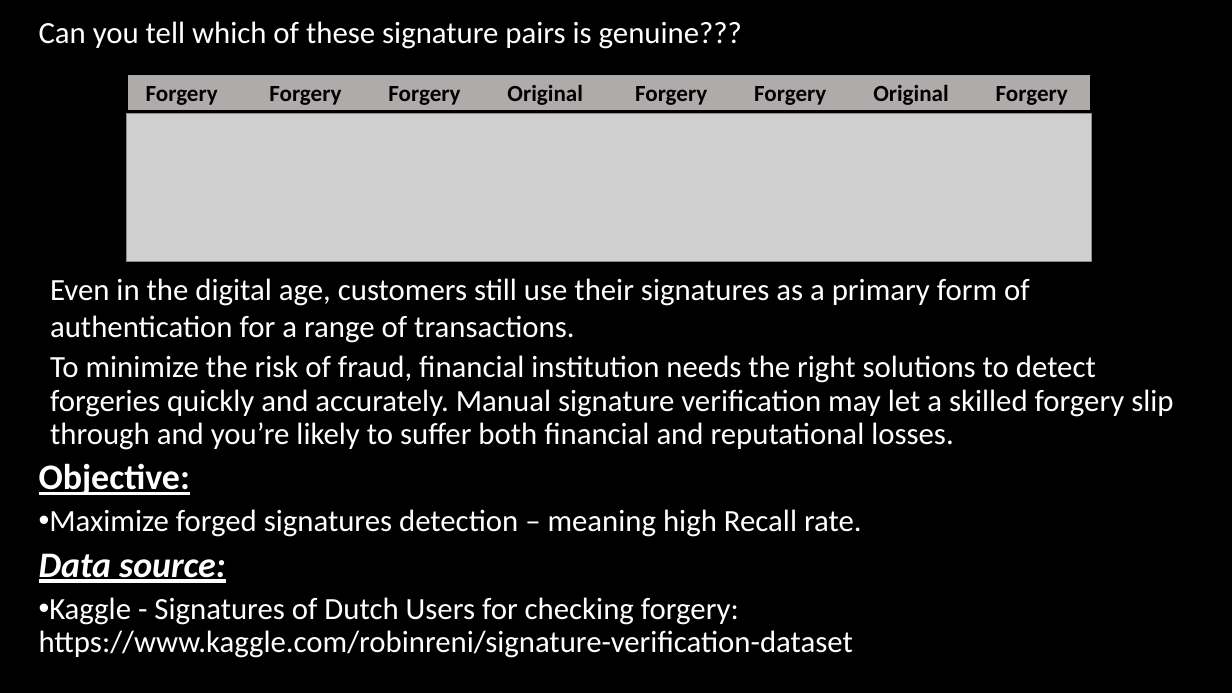
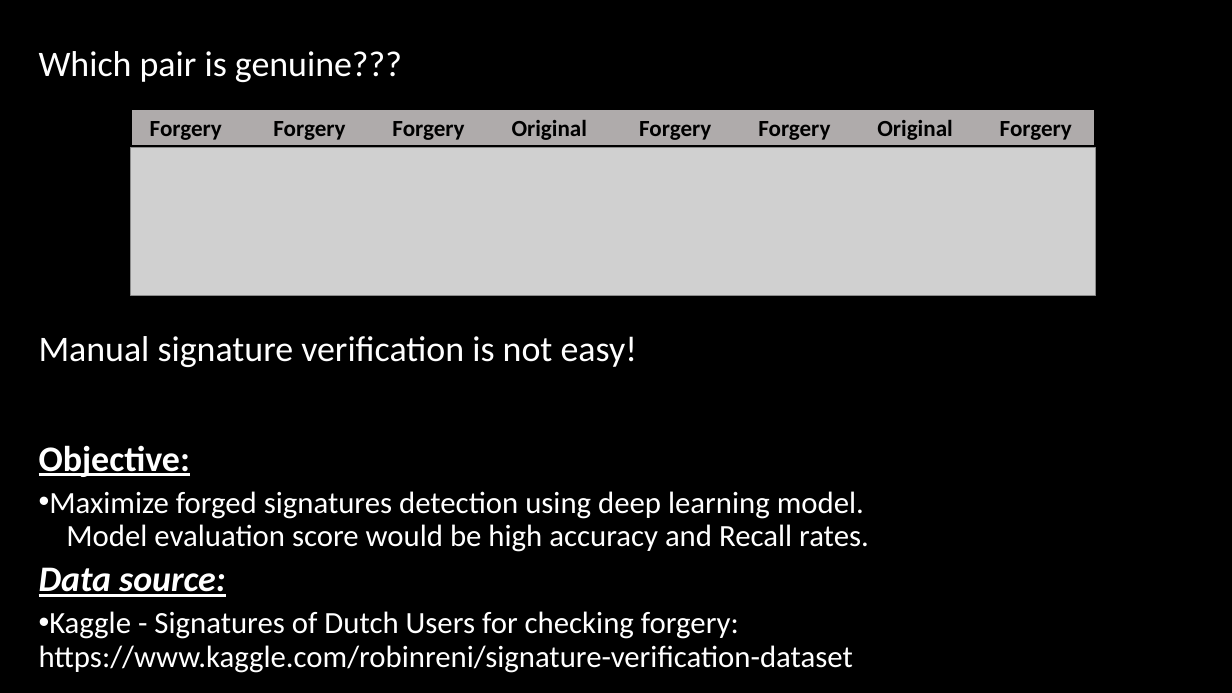
Before and after one commit to tald747/DL-CNN-model---Distinguish-between-genuine-and-forged-signatures, a slide deck: slide 2 of Signatures forgery verification - presentation.pptx. Drawn at 1232x693 pixels with LibreOffice and Linux fonts; fonts in the diff are those of the drawing; grey boxes stand for pictures; background and template pictures are left out. Boxes give left, top, right and bottom in pixels: in the first picture for what was removed or moved away, otherwise in the second. Text is boxed around its words. In the diff, an @@ line names an element or a change of style, - is before the commit and + after.

```diff
--- a/Signatures forgery verification - presentation.pptx
+++ b/Signatures forgery verification - presentation.pptx
@@ text at (39, 51, 637, 367): text changed; size 24 to 28 pt @@
-Can you tell which of these signature pairs is genuine???
-Even in the digital age, customers still use their signatures as a primary form of authentication for a range of transactions.
-To minimize the risk of fraud, financial institution needs the right solutions to detect forgeries quickly and accurately. Manual signature verification may let a skilled forgery slip through and you’re likely to suffer both financial and reputational losses.
+Which pair is genuine???
+Manual signature verification is not easy!
@@ rectangle "Forgery Forgery Forgery Original Forgery ...": place and size @@
-rectangle "Forgery Forgery Forgery Original Forgery ..." at (127, 74, 1092, 111)
+rectangle "Forgery Forgery Forgery Original Forgery ..." at (130, 109, 1096, 146)
@@ picture: place and size @@
-picture at (127, 114, 1092, 262)
+picture at (130, 148, 1096, 296)
@@ text at (49, 491, 869, 552): text changed @@
-• Maximize forged signatures detection – meaning high Recall rate.
+• Maximize forged signatures detection using deep learning model.
+  Model evaluation score would be high accuracy and Recall rates.
```
